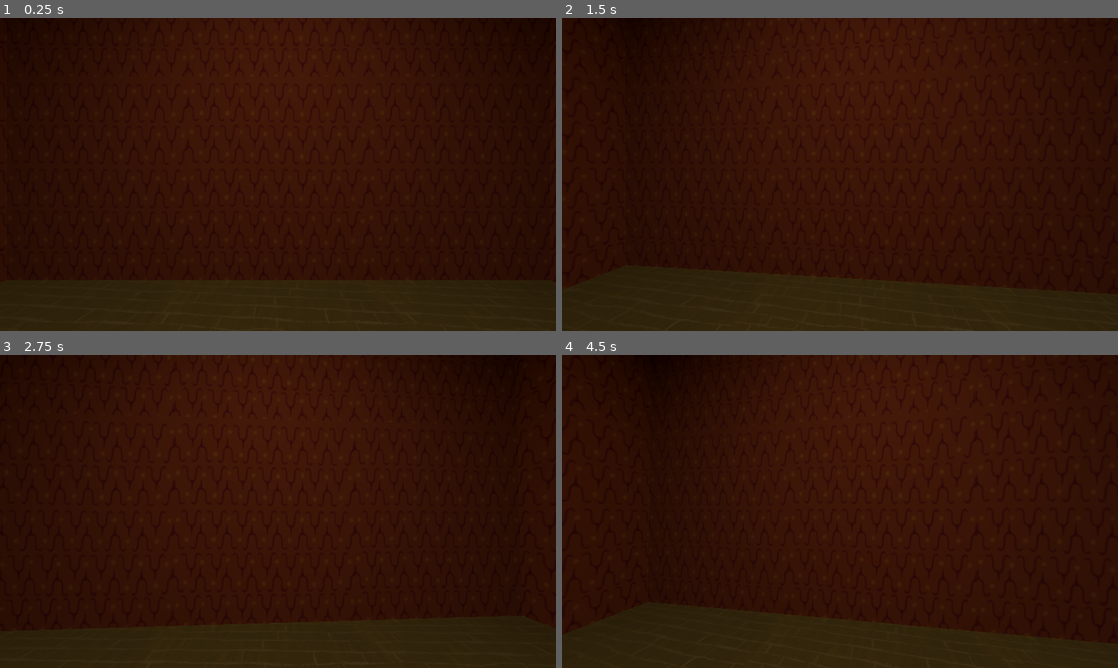
Above: before the commit, frames 1-4 (two rows, left to right).
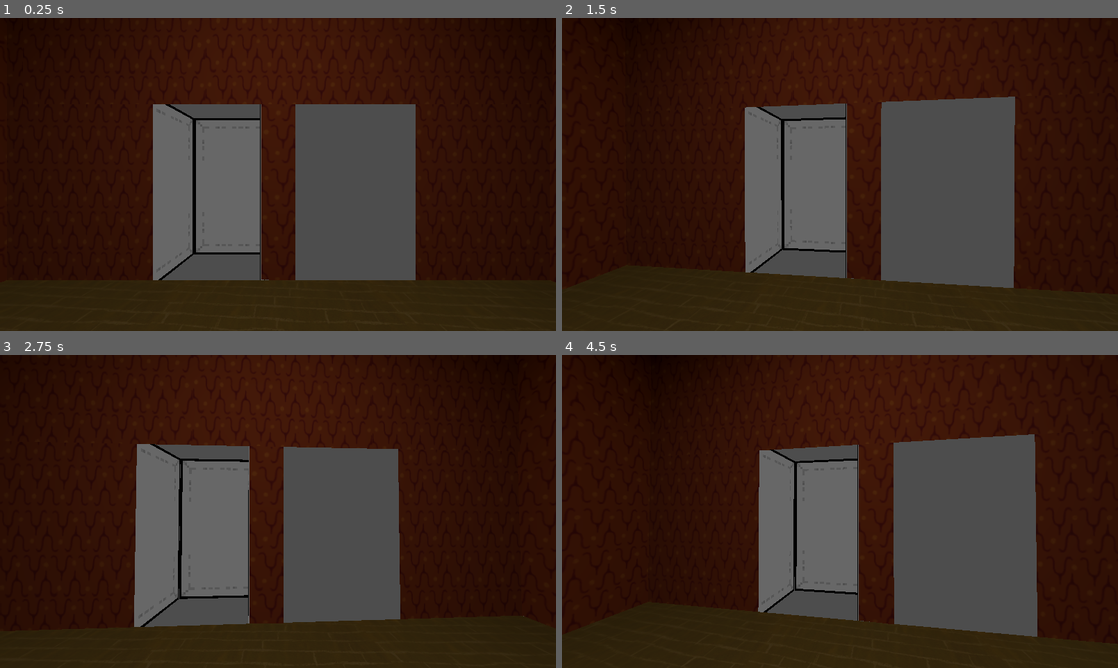
Above: after the commit, the same moments.

Repository: Malikmm560/GODOT_project
Game: Godot game, scene res://main_menu.tscn
Two runs of this game, one before a commit and one after it. Both use one fixed random seed, a clock stepped at 60 frames per second and the inputs below. This scene is started directly instead of the project's main scene.
Inputs (mouse positions are in pixels of both pictures, inside the frame that each line leads up to):
- Up to frame 1 (0.25 s): no input
- Up to frame 2 (1.5 s): tap Enter (ui_accept) at 0.5, 0.77, 1.25 s; move the mouse to (867, 174) at 0.52 s; hold Up (ui_up) from 0.53 s (still down); click (867, 174) at 0.67 s; move the mouse to (812, 174) at 1.27 s
- Up to frame 3 (2.75 s): keep holding Up (ui_up); tap Enter (ui_accept) at 1.52, 2 s; move the mouse to (289, 505) at 2.02 s
- Up to frame 4 (4.5 s): keep holding Up (ui_up); tap Enter (ui_accept) at 2.75, 3.02, 3.5, 3.77, 4.25 s; move the mouse to (834, 517) at 2.77 s; click (834, 517) at 2.92 s; move the mouse to (878, 514) at 3.52 s; move the mouse to (795, 508) at 4.27 s

The runs differ from the first frame. In frame 1, 23% of the frame differs, in the area x 27-75%, y 8-84%; in frame 2, 24%; in frame 3, 23%; in frame 4, 25%, in the area x 35-86%, y 6-90%.

Commit message:
updatemainmenu

Diff:
--- a/door-2.5d/main_menu.tscn
+++ b/door-2.5d/main_menu.tscn
@@ -1,9 +1,10 @@
-[gd_scene load_steps=18 format=3 uid="uid://bgpot08jiwaqa"]
+[gd_scene load_steps=21 format=3 uid="uid://bgpot08jiwaqa"]
 
 [ext_resource type="Texture2D" uid="uid://cmbnuib8o5qh1" path="res://sprites/ffloor.png" id="1_6svt6"]
 [ext_resource type="Texture2D" uid="uid://c7pq57w1yxoxu" path="res://sprites/waall.png" id="2_8hfcm"]
 [ext_resource type="Script" path="res://lookaroungcamo.gd" id="3_r77r3"]
 [ext_resource type="Texture2D" uid="uid://b3nerkykyuau0" path="res://sprites/exitbutton.png" id="4_mwjbb"]
+[ext_resource type="Texture2D" uid="uid://cwotsu42ymp01" path="res://sprites/elevator.png" id="5_bo1te"]
 
 [sub_resource type="Environment" id="Environment_ixmgn"]
 background_mode = 2
@@ -39,6 +40,14 @@
 [sub_resource type="PlaneMesh" id="PlaneMesh_5xds1"]
 material = SubResource("StandardMaterial3D_e5d23")
 size = Vector2(0.1, 6)
+
+[sub_resource type="StandardMaterial3D" id="StandardMaterial3D_rct0m"]
+albedo_texture = ExtResource("2_8hfcm")
+uv1_scale = Vector3(0.15, 2, 1)
+
+[sub_resource type="PlaneMesh" id="PlaneMesh_cksiu"]
+material = SubResource("StandardMaterial3D_rct0m")
+size = Vector2(0.5, 6)
 
 [sub_resource type="PlaneMesh" id="PlaneMesh_wlgsb"]
 material = SubResource("StandardMaterial3D_bf1nq")
@@ -73,13 +82,25 @@
 target_position = Vector3(0, -10, 0)
 
 [node name="room" type="Node3D" parent="."]
+metadata/_edit_group_ = true
+metadata/_edit_lock_ = true
 
 [node name="MeshInstance3D" type="MeshInstance3D" parent="room"]
 mesh = SubResource("PlaneMesh_6hsux")
 skeleton = NodePath("../..")
 
 [node name="MeshInstance3D2" type="MeshInstance3D" parent="room"]
-transform = Transform3D(1, 0, 0, 0, -4.37114e-08, -1, 0, 1, -4.37114e-08, 0, 3, -3)
+transform = Transform3D(1, 0, 0, 0, -4.37114e-08, -1, 0, 1, -4.37114e-08, -5.85531, 3, -3)
+mesh = SubResource("PlaneMesh_pvfbi")
+skeleton = NodePath("../..")
+
+[node name="MeshInstance3D22" type="MeshInstance3D" parent="room"]
+transform = Transform3D(1, 0, 0, 0, -4.37114e-08, -1, 0, 1, -4.37114e-08, 0.268542, 5.5777, -2.97013)
+mesh = SubResource("PlaneMesh_pvfbi")
+skeleton = NodePath("../..")
+
+[node name="MeshInstance3D14" type="MeshInstance3D" parent="room"]
+transform = Transform3D(1, 0, 0, 0, -4.37114e-08, -1, 0, 1, -4.37114e-08, 6.02252, 3, -3)
 mesh = SubResource("PlaneMesh_pvfbi")
 skeleton = NodePath("../..")
 
@@ -104,8 +125,13 @@
 skeleton = NodePath("../..")
 
 [node name="MeshInstance3D7" type="MeshInstance3D" parent="room"]
-transform = Transform3D(-1, 8.74228e-08, -3.82137e-15, 0, -4.37114e-08, -1, -8.74228e-08, -1, 4.37114e-08, 0, 3, 3)
+transform = Transform3D(-1, 8.74228e-08, -3.82137e-15, 0, -4.37114e-08, -1, -8.74228e-08, -1, 4.37114e-08, 0, 3, 3.00239)
 mesh = SubResource("PlaneMesh_5xds1")
+skeleton = NodePath("../..")
+
+[node name="MeshInstance3D23" type="MeshInstance3D" parent="room"]
+transform = Transform3D(0.998923, -0.0464091, 2.02861e-09, 0, -4.37114e-08, -1, 0.0464091, 0.998922, -4.36643e-08, 0, 3, -2.99792)
+mesh = SubResource("PlaneMesh_cksiu")
 skeleton = NodePath("../..")
 
 [node name="MeshInstance3D3" type="MeshInstance3D" parent="room"]
@@ -185,3 +211,35 @@
 [node name="CollisionShape3D2" type="CollisionShape3D" parent="exitbuttons"]
 transform = Transform3D(1, 0, 0, 0, 1, 0, 0, 0, 1, 4.02911, 1.99885, 0.0088501)
 shape = SubResource("BoxShape3D_b33eo")
+
+[node name="Playbutton" type="Node3D" parent="."]
+transform = Transform3D(1, 0, 0, 0, 1, 0, 0, 0, 1, -0.979561, 0, -3.26459)
+
+[node name="Sprite3D" type="Sprite3D" parent="Playbutton"]
+transform = Transform3D(1.7, 0, 0, 0, 1.7, 0, 0, 0, 1.7, -0.123757, 1.27691, -1.61008)
+texture_filter = 0
+texture = ExtResource("5_bo1te")
+hframes = 2
+vframes = 2
+
+[node name="Sprite3D4" type="Sprite3D" parent="Playbutton"]
+transform = Transform3D(1.7, 0, 0, 0, 1.7, 0, 0, 0, 1.7, -0.123757, 1.27691, -1.61008)
+texture_filter = 0
+texture = ExtResource("5_bo1te")
+hframes = 2
+vframes = 2
+frame = 1
+
+[node name="Sprite3D2" type="Sprite3D" parent="Playbutton"]
+transform = Transform3D(0.131487, 0, 1.69491, 0, 1.7, 0, -1.69491, 0, 0.131487, -1.11508, 1.27691, -0.691684)
+texture_filter = 0
+texture = ExtResource("5_bo1te")
+hframes = 2
+vframes = 2
+
+[node name="Sprite3D3" type="Sprite3D" parent="Playbutton"]
+transform = Transform3D(0.0606042, 0, 1.69892, 0, 1.7, 0, -1.69892, 0, 0.0606042, 0.741956, 1.27691, -0.691684)
+texture_filter = 0
+texture = ExtResource("5_bo1te")
+hframes = 2
+vframes = 2
Binary file added: door-2.5d/sprites/elevator.png
Not shown, added: door-2.5d/sprites/elevator.png.import
